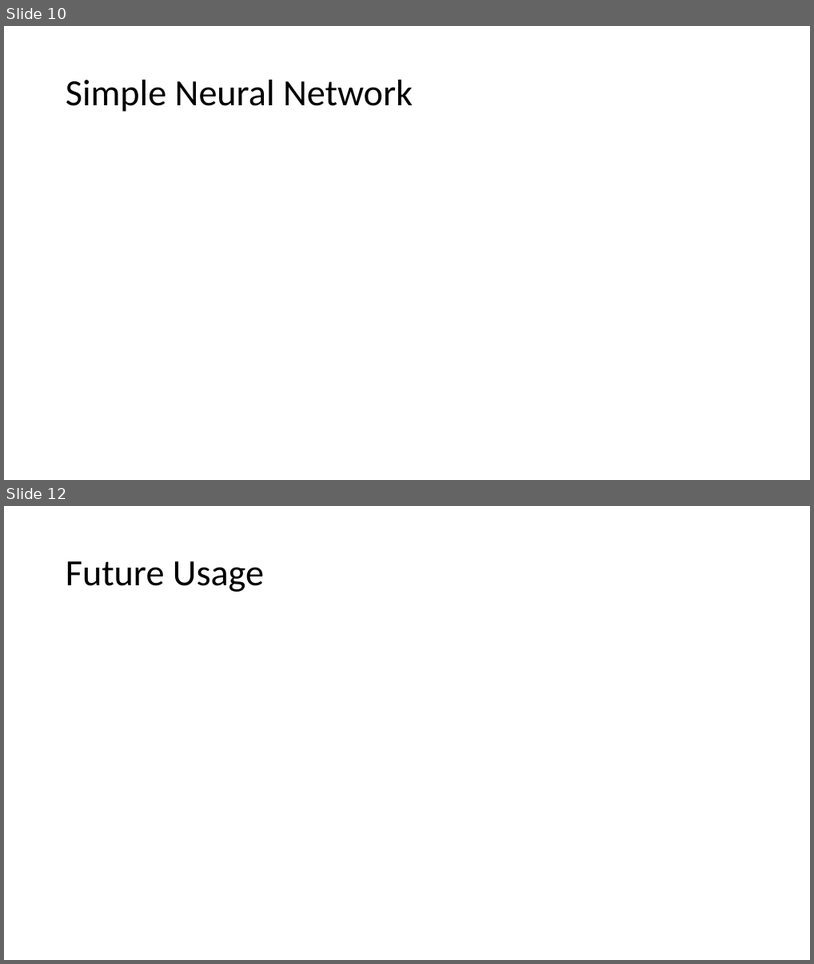
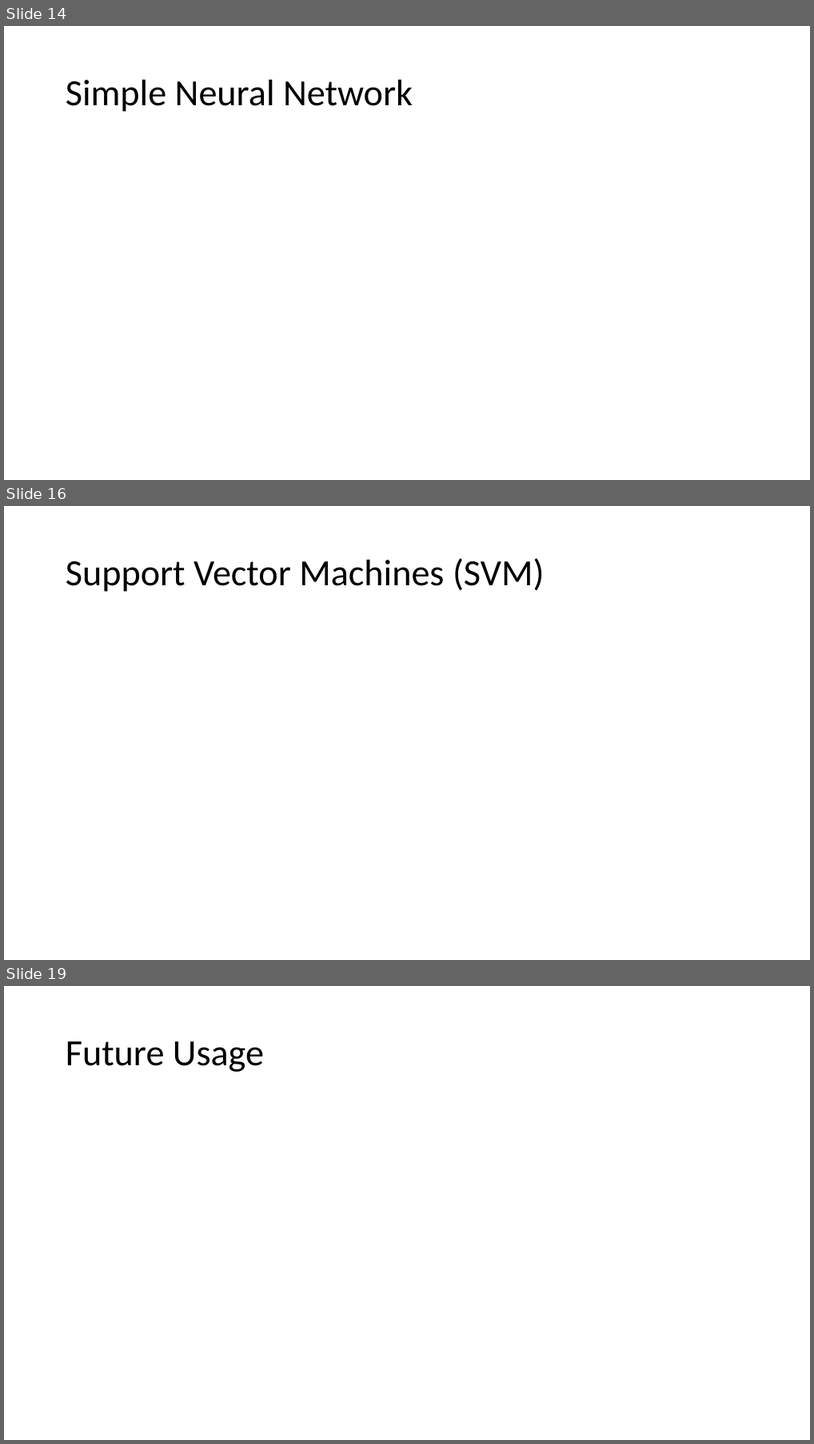
Before and after one commit to allidoiswen/GhostMode, a slide deck: Credit_Card_Fraud_Presentation.pptx. Shown one above the other, each under a label of ours: slides 10 and 12 before the commit, slides 14, 16 and 19 after it; the slides between them are not shown. The pictures are 814x964 and 814x1444 pixels, drawn with LibreOffice and Linux fonts; fonts in the diff are those of the drawing; background and template pictures are left out. Boxes give left, top, right and bottom in pixels: in the first picture for what was removed or moved away, otherwise in the second. Text is boxed around its words. In the diff, an @@ line names an element or a change of style, - is before the commit and + after.

```diff
--- a/Credit_Card_Fraud_Presentation.pptx
+++ b/Credit_Card_Fraud_Presentation.pptx
@@ slide 16 added at (x1=4, y1=506, x2=810, y2=960), background picture (left out) @@
@@ title added at (x1=66, y1=558, x2=545, y2=592), 44 pt, text #000000 @@
+Support Vector Machines (SVM)
@@ what was slide 10 is now slide 14 @@
@@ what was slide 12 is now slide 19 @@
```
Also in this commit, not shown: 3 slides changed, 6 other slides added.
